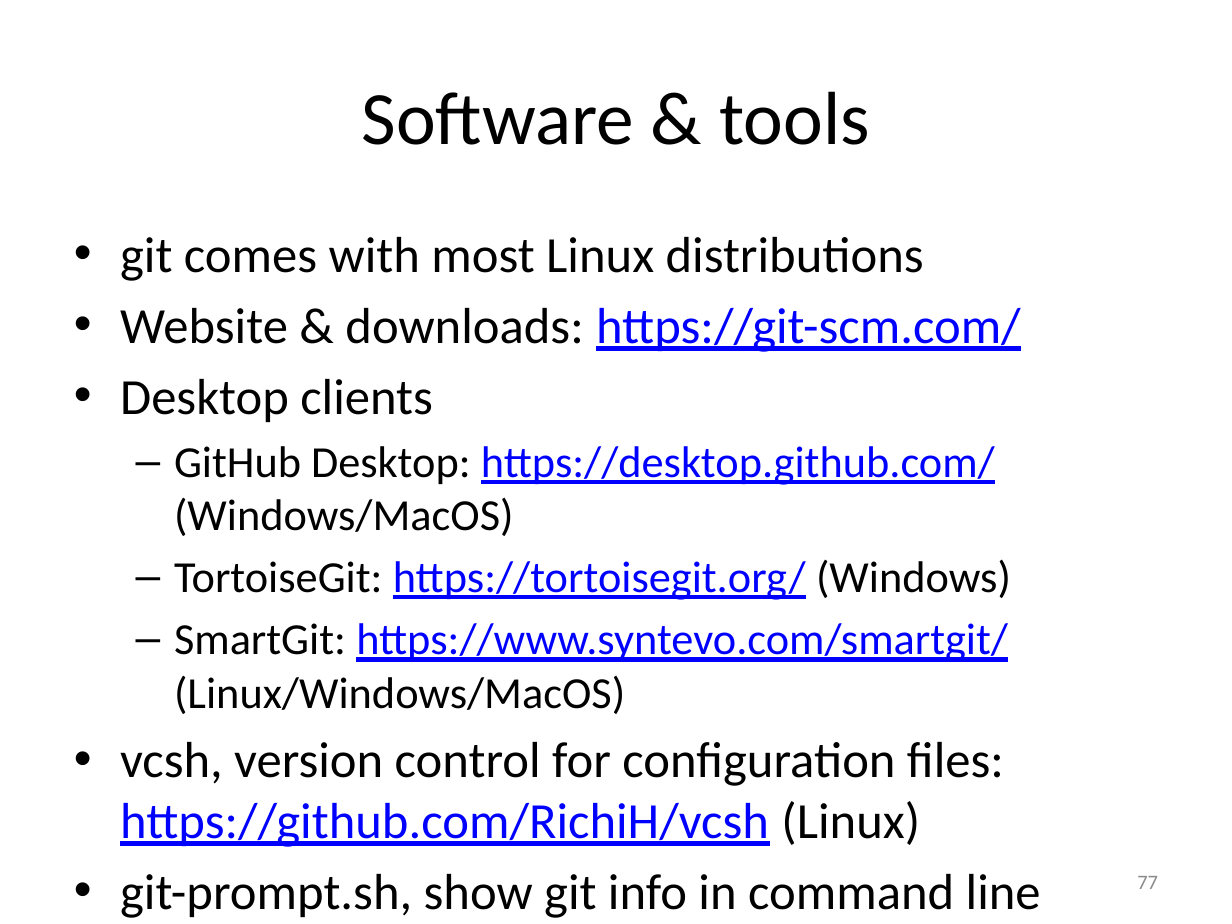
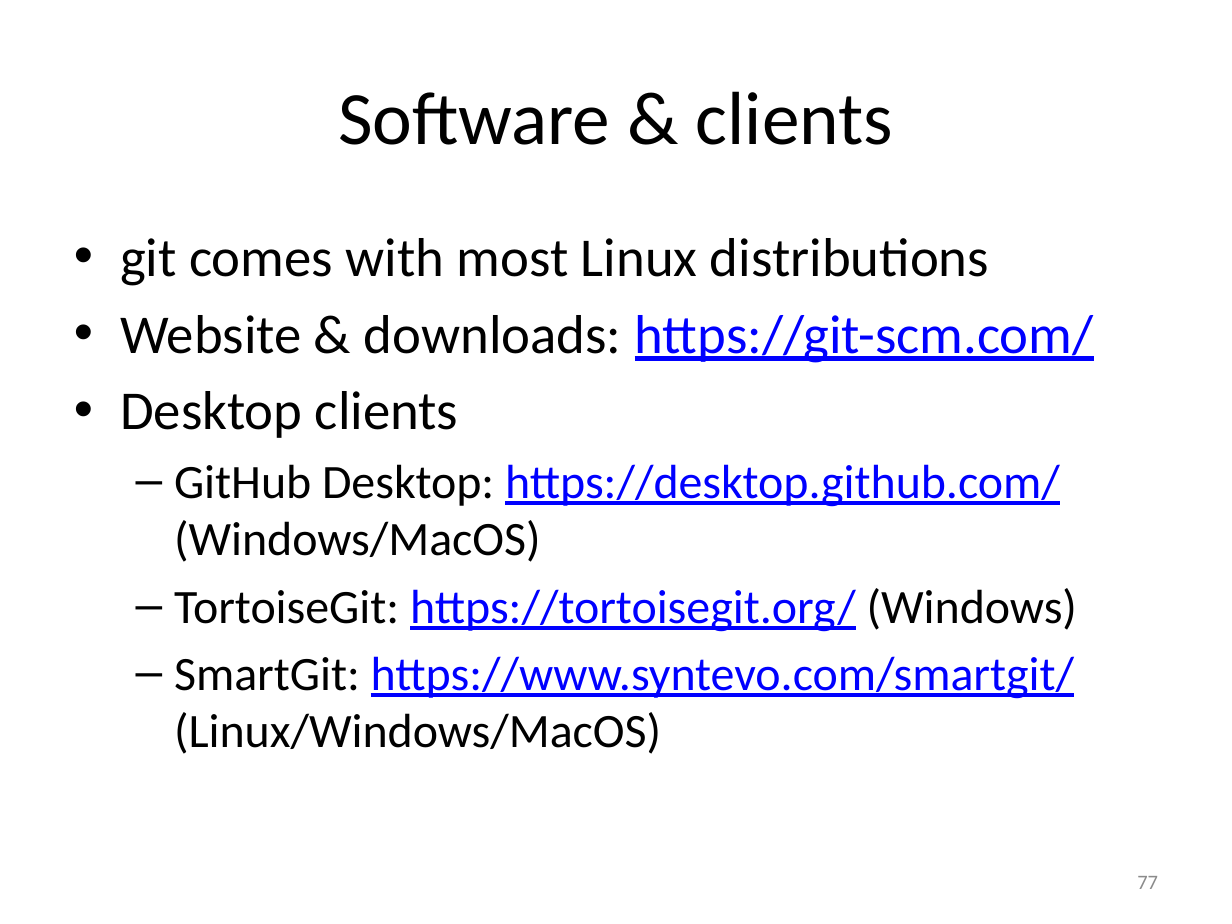
Before and after one commit to gjbex/Version-control-with-git, a slide deck: slide 77 of version_control_git.pptx. Drawn at 1232x924 pixels with LibreOffice and Linux fonts; fonts in the diff are those of the drawing. Boxes give left, top, right and bottom in pixels: in the first picture for what was removed or moved away, otherwise in the second. Text is boxed around its words. In the diff, an @@ line names an element or a change of style, - is before the commit and + after.

```diff
--- a/version_control_git.pptx
+++ b/version_control_git.pptx
@@ title at (338,91,893,145): text changed @@
-Software & tools
+Software & clients
@@ text "git comes with most Linux ..." at (120,238,1094,754): size 29.6 to 32 pt in "git comes with most Linux distributions", "Website & downloads: https://git-scm.com/", "Desktop clients"; size 25.9 to 28 pt in "GitHub Desktop: https://desktop.github.com/ (Windows/MacOS)", "TortoiseGit: https://tortoisegit.org/ (Windows)", "SmartGit: https://www.syntevo.com/smartgit/ (Linux/Windows/M ..." @@
@@ text at (120,742,1041,918): paragraphs removed @@
-• vcsh, version control for configuration files: https://github.com/RichiH/vcsh (Linux)
-• git-prompt.sh, show git info in command line prompt: http://git-prompt.sh/ (Linux)
```
Also in this commit, not shown: 1 slide added.
